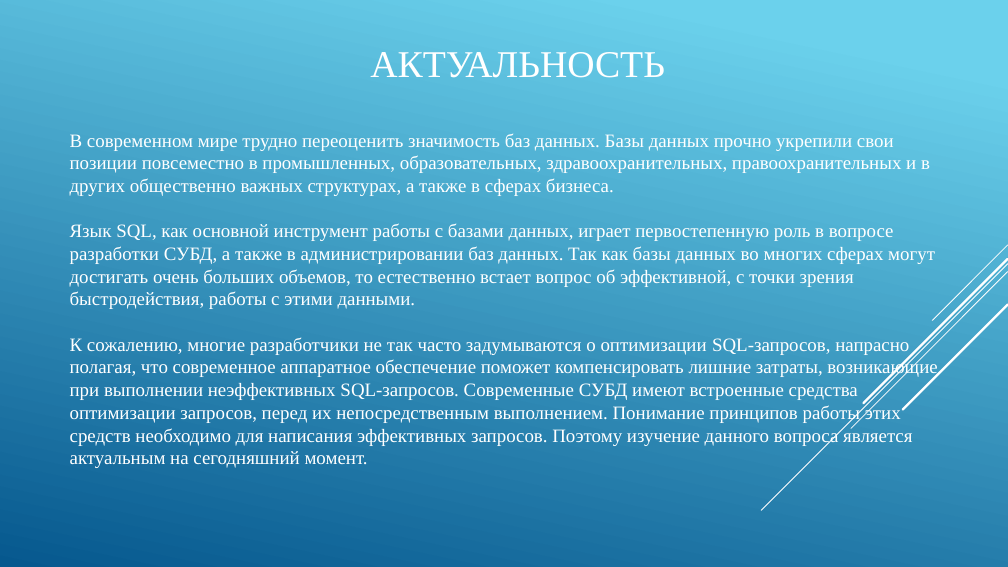
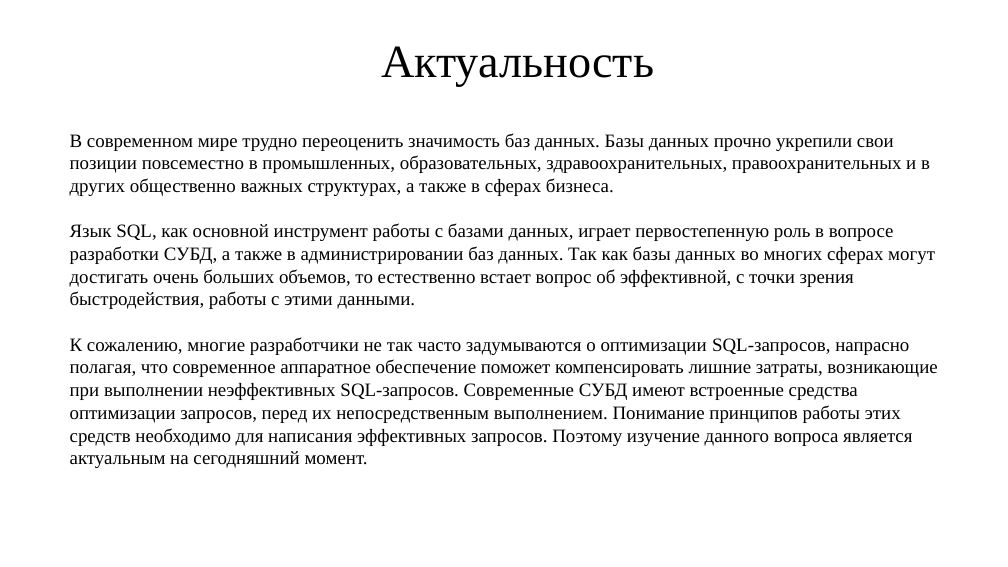
Before and after one commit to IgorTyutyunov/-, a slide deck: slide 3 of ВКР_5.pptx. Drawn at 1008x567 pixels with LibreOffice and Linux fonts; fonts in the diff are those of the drawing. Boxes give left, top, right and bottom in pixels: in the first picture for what was removed or moved away, otherwise in the second. Text is boxed around its words. In the diff, an @@ line names an element or a change of style, - is before the commit and + after.

```diff
--- a/ВКР_5.pptx
+++ b/ВКР_5.pptx
@@ background gradient #6ED2EB to #06588E to #FFFFFF @@
@@ title at [381, 46, 654, 86]: text changed; size 36 to 44 pt; text colour #FFFFFF to #000000 @@
-АКТУАЛЬНОСТЬ
+Актуальность
@@ text "В современном мире трудно переоценить ..." at [70, 133, 937, 468]: text colour #FFFFFF to #000000 @@
@@ group removed at [761, 245, 1008, 510]: 5 lines @@
```
Also in this commit, not shown: 11 other slides changed.
